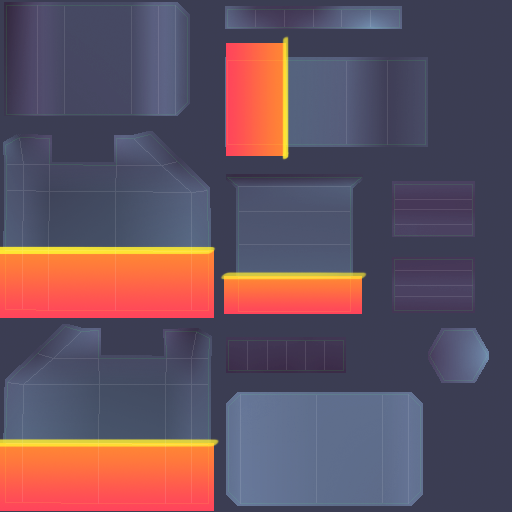
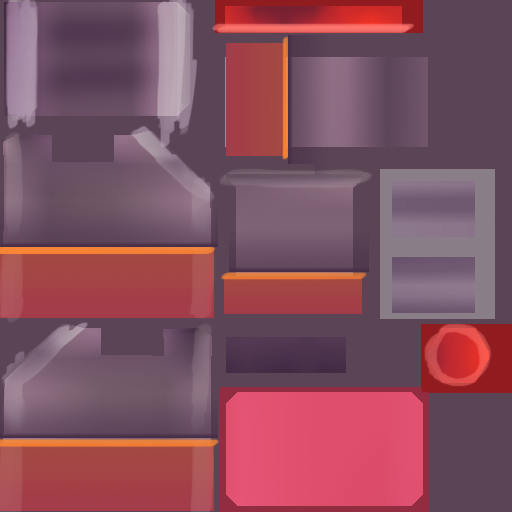
Layered file, before and after one edit (512px x 512px). Changes by layer:
hid "Calque 0" over [0, 0, 512, 512]
added layer "Calque 10" above "Calque 9" over [211, 22, 492, 388]
added layer "Calque 9" (addition, 52%) above "Calque 8" over [0, 0, 220, 439]
added layer "Calque 8" above "Calque 7 copie 4" over [12, 0, 181, 123]
added layer "Calque 7 copie 4" above "Calque 7 copie 3" over [0, 35, 369, 438]
added layer "Calque 7 copie 3" above "Calque 6" over [0, 35, 369, 438]
painted on "Calque 6" over [0, 35, 367, 448]
added layer "Calque 11" (screen, 26%) above "Teinte/Saturation 1" over [0, 130, 374, 512]
painted on "Calque 2" over [0, 43, 362, 511]
"Calque 4": opacity 95% → 100% over [0, 0, 512, 512]
added layer "Calque 7" above "Calque 1" over [215, 0, 512, 512]
painted on "Calque 1" over [0, 0, 512, 512]
